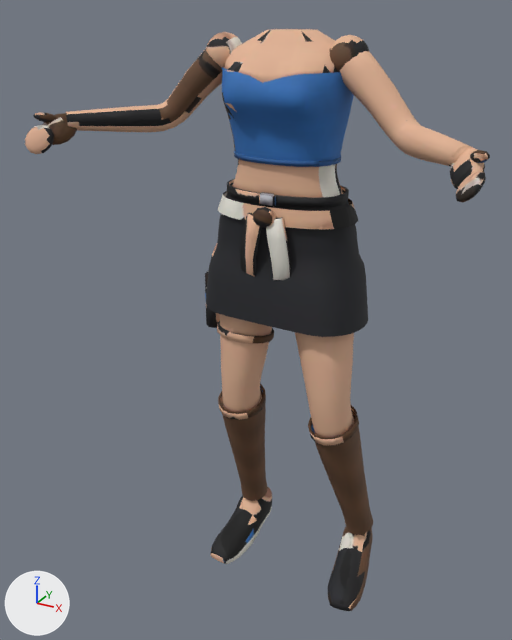
The glTF model public/models/cuerpo-jill-f.glb: old version first, new version second.
Camera for both pictures: a 50 mm camera at (0.741, -1.407, 1.465) aimed at (-0.034, 0.003, 0.76). The lights are fixed; the arrows at lower left show +X, +Y and +Z. The picture after the commit comes second. Where no turn or scale is listed for an object, it has been applied to the vertices. Vertices at exactly the same position are counted once.

In view in the first picture: 'char1'.
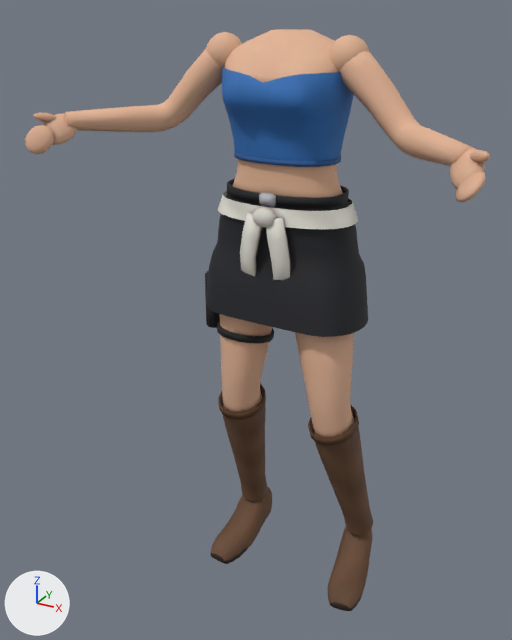
What the commit changed:
me_cuerpo_jill has 3732 vertices, 7000 faces and spans x -0.516..0.512, y -0.237..0.229, z 0.0..1.422.
me_cuerpo_jill is used by ob_char1; location (0.0, 0.0, 0.0).
Verts and faces of me_cuerpo_jill; kept vertices keep their numbers, new ones are numbered from 3732.
Before the commit, vertices of me_cuerpo_jill: 2213 (0.173, -0.035, 0.499) at pixel (322, 439), 2214 (0.152, -0.025, 0.478) at pixel (316, 442), 2215 (0.176, -0.03, 0.48) at pixel (324, 445), 2217 (0.149, -0.03, 0.497) at pixel (314, 436).
Part 1, on me_cuerpo_jill:
47 vertices are removed from x -0.177..0.401, y -0.063..0.169, z 0.266..1.422.
221 faces are deleted.
3 vertices in x 0.024..0.073, y 0.152..0.169, z 1.401 move by (-0.001, -0.001, 0.0).
14 vertices move from x -0.092..0.349, y -0.016..0.17, z 1.192..1.422 to x -0.09..0.333, y 0.002..0.169, z 1.19..1.422.
46 vertices are added at x -0.229..0.497, y -0.236..0.168, z 0.21..1.422.
219 new faces join them.
Part 2, on me_cuerpo_jill:
Faces deleted: (2213, 2214, 2215), (2213, 2217, 2214).
New faces: (2214, 2215, 2217), (2213, 2217, 2215).
me_cuerpo_jill part 3: 3705 kept faces spanning x -0.516..0.512, y -0.237..0.203, z 0.0..1.416 get new texture (UV) coordinates.

Where the change shows, as pixel boxes (x1, y1, x2, y2) in the pictures (512 x 640 px; the box of a moved part takes in the faces that stretch with it):
part 1 of me_cuerpo_jill, moved or reshaped
    both: (175, 29, 474, 483)
part 2 of me_cuerpo_jill, moved or reshaped
    both: (315, 437, 324, 445)
part 3 of me_cuerpo_jill, surface changed
    both: (33, 32, 490, 611)
